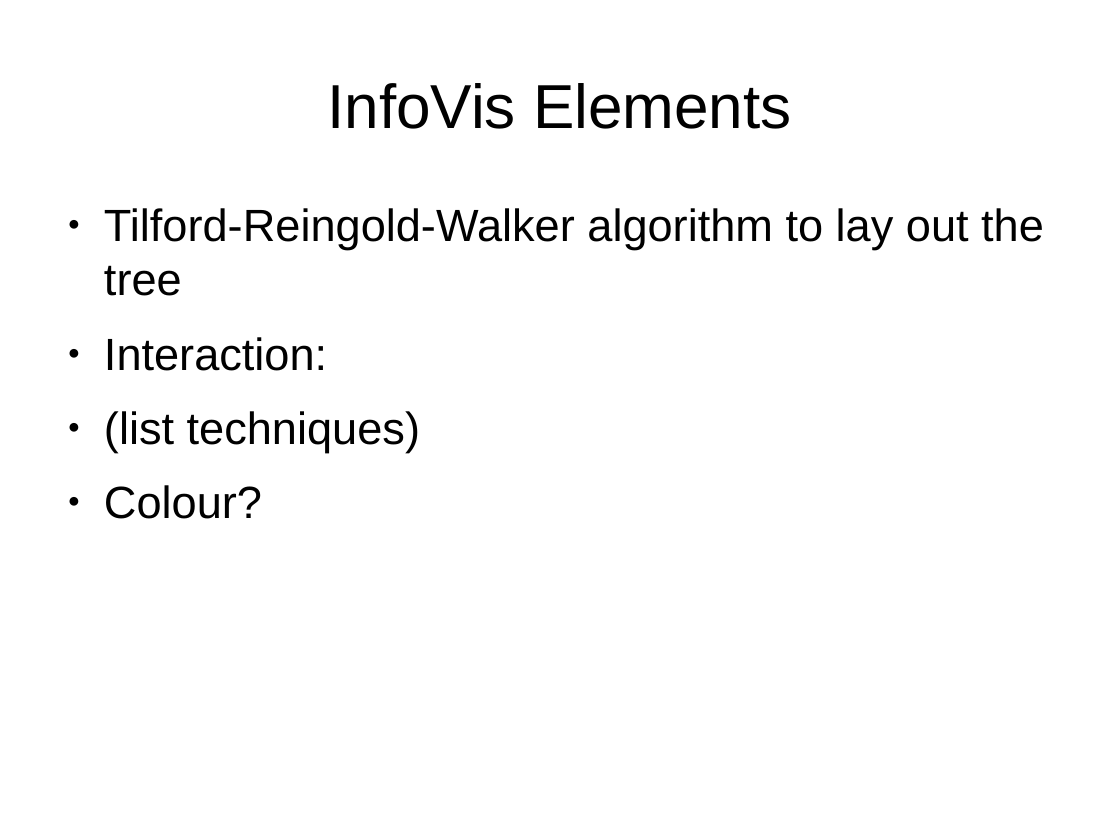
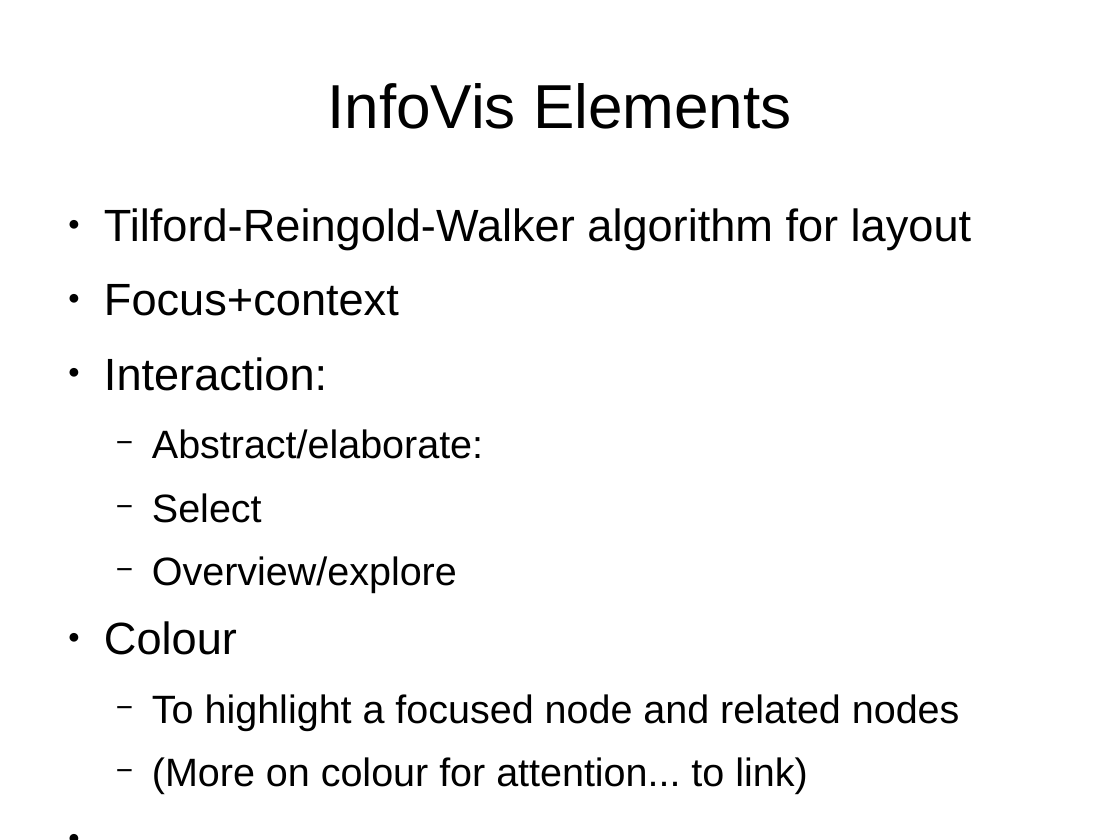
Before and after one commit to seachel/Treehehe, a slide deck: slide 4 of Presentation/VA_presentation.odp. Drawn at 1120x840 pixels with LibreOffice and Linux fonts; fonts in the diff are those of the drawing. Boxes give left, top, right and bottom in pixels: in the first picture for what was removed or moved away, otherwise in the second. Text is boxed around its words. In the diff, an @@ line names an element or a change of style, - is before the commit and + after.

Commit message:
Work on presentation: application domain, user tasks, and InfoVis elements

```diff
--- a/Presentation/VA_presentation.odp
+++ b/Presentation/VA_presentation.odp
@@ text at <box>104,208,971,316</box>: text changed @@
-● Tilford-Reingold-Walker algorithm to lay out the tree
+● Tilford-Reingold-Walker algorithm for layout
+● Focus+context
@@ text at <box>104,429,960,794</box>: text changed; size 32 to 28 pt @@
-● (list techniques)
-● Colour?
+  − Abstract/elaborate:
+  − Select
+  − Overview/explore
+● Colour
+  − To highlight a focused node and related nodes
+  − (More on colour for attention... to link)
+● ...
```
Also in this commit, not shown: 3 other slides changed, 1 slide added, 1 slide removed.
